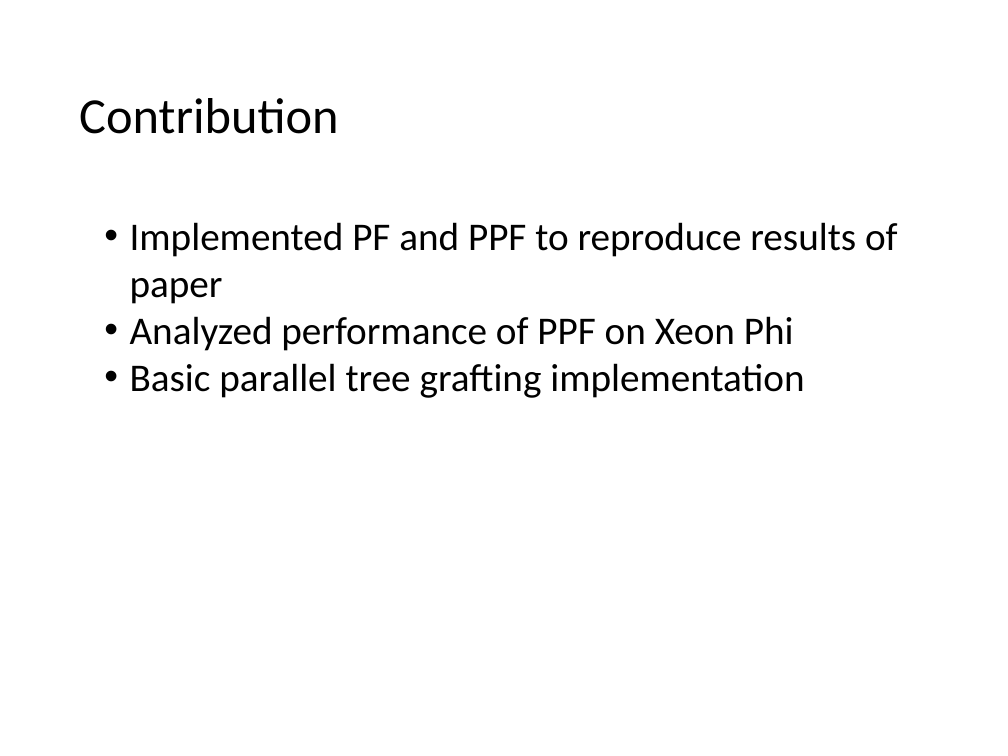
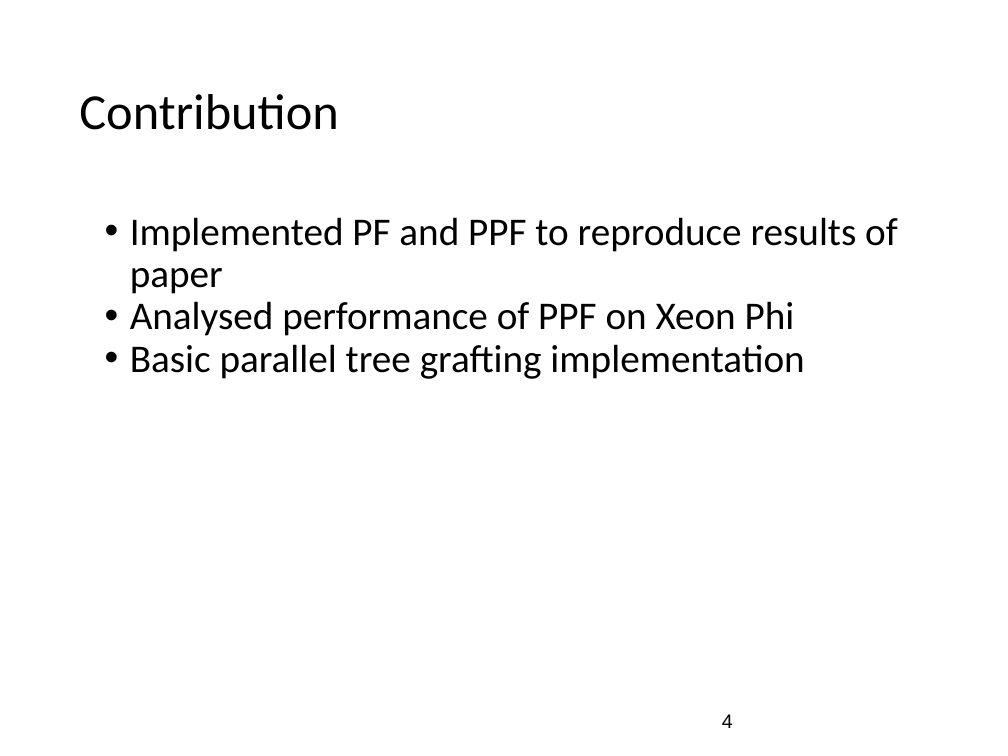
Before and after one commit to suem/dphpc-project, a slide deck: slide 4 of Final Presentation.pptx. Drawn at 1008x756 pixels with LibreOffice and Linux fonts; fonts in the diff are those of the drawing. Boxes give left, top, right and bottom in pixels: in the first picture for what was removed or moved away, otherwise in the second. Text is boxed around its words. In the diff, an @@ line names an element or a change of style, - is before the commit and + after.

```diff
--- a/Final Presentation.pptx
+++ b/Final Presentation.pptx
@@ title "Contribution" at <box>79,94,338,130</box>: line spacing 1 to 0.9 @@
@@ text at <box>130,217,898,379</box>: line spacing 1 to 0.9 @@
@@ text at <box>130,301,795,336</box>: text changed @@
-• Analyzed performance of PPF on Xeon Phi
+• Analysed performance of PPF on Xeon Phi
@@ page number added at <box>722,714,733,728</box>, 14 pt, text #000000 @@
+4
```
Also in this commit, not shown: 14 other slides changed.
